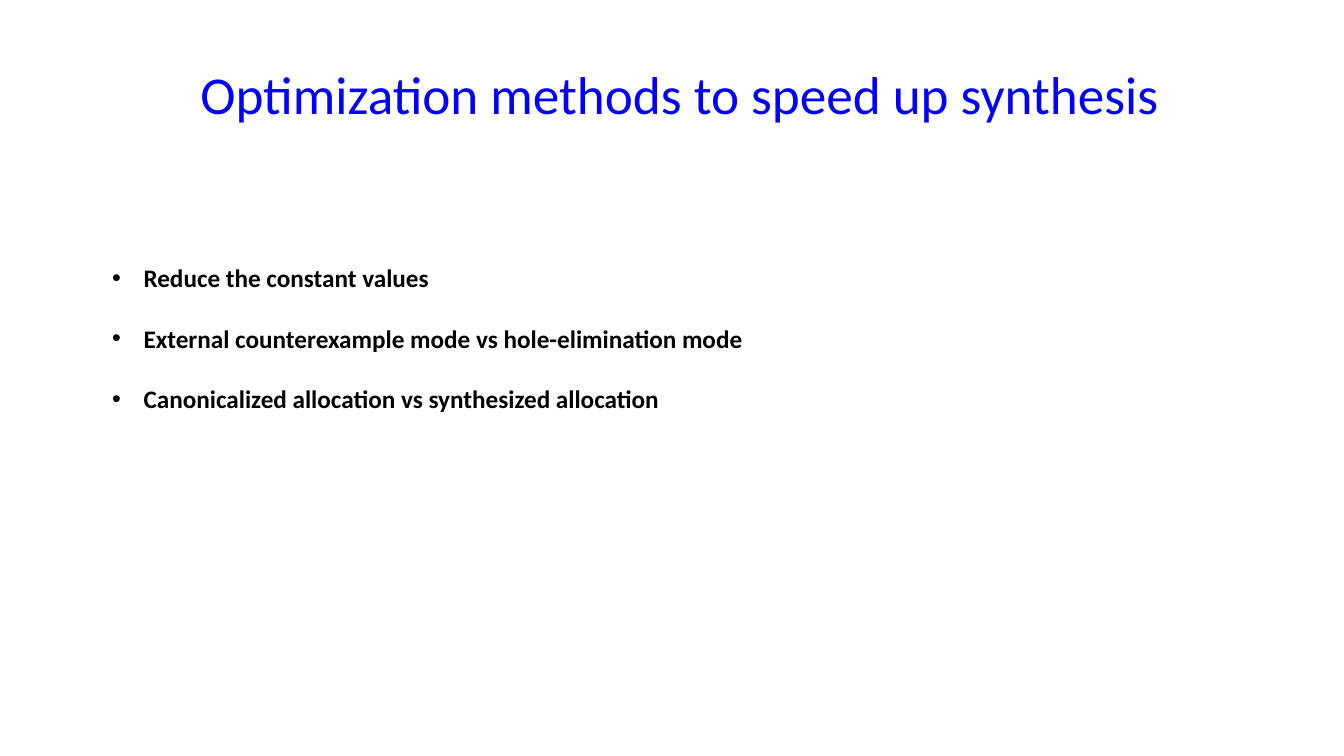
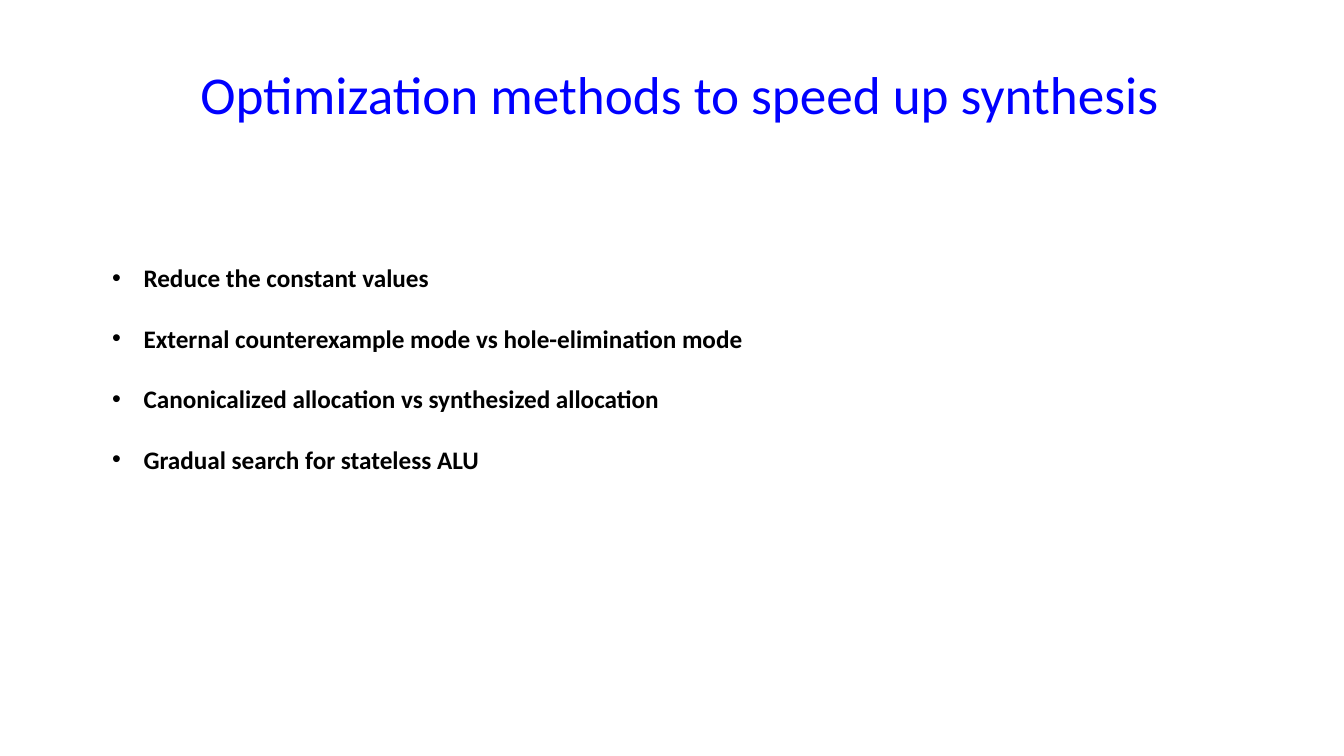
Before and after one commit to chipmunk-project/chipmunk_talk, a slide deck: slide 9 of HotNets_talk.pptx (slide 8 before the commit). Drawn at 1344x756 pixels with LibreOffice and Linux fonts; fonts in the diff are those of the drawing. Boxes give left, top, right and bottom in pixels: in the first picture for what was removed or moved away, otherwise in the second. Text is boxed around its words. In the diff, an @@ line names an element or a change of style, - is before the commit and + after.

Commit message:
Add some code for stateless and stateful ALU

```diff
--- a/HotNets_talk.pptx
+++ b/HotNets_talk.pptx
@@ text at (x1=144, y1=451, x2=479, y2=470): paragraph added @@
+• Gradual search for stateless ALU
```
Also in this commit, not shown: 1 other slide changed, 1 slide added.
